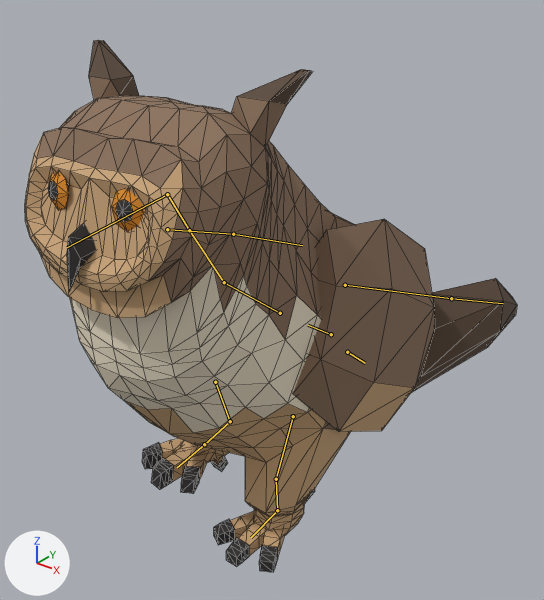
Before and after pictures for a commit that changed the glTF model creatures/experiments/boxmodel/abc/t7x/zoo/owl/stage4/owl.glb.
One viewpoint serves both versions: a 50 mm camera at (0.493, -0.638, 0.636) aimed at (-0.008, -0.012, 0.248). The axes (+X, +Y, +Z) are drawn at lower left. The lights are the same throughout. The first picture is the older version. Both versions are drawn at frame 12 of the action 'attack'; the numbers are the values there. The bones that change, and the others that lie on the model, are drawn over the model as lines. Mesh edges are drawn as thin lines.

Objects in the first picture: 'body', 'piece_beak', 'piece_eye', 'piece_talons', 'piece_toes', 'piece_wing'.
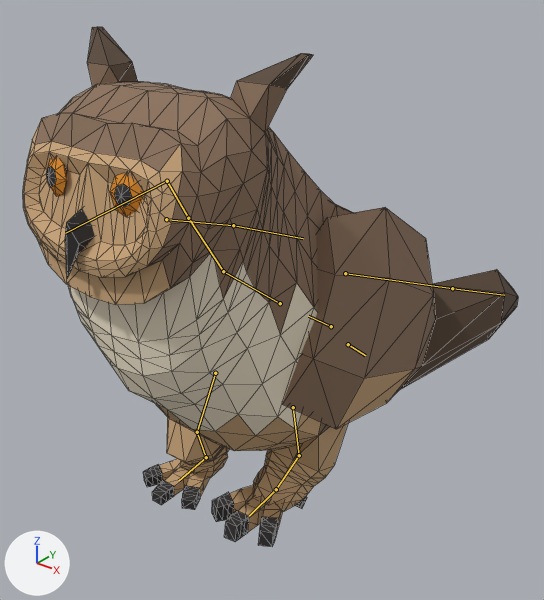
Pixel boxes (x1, y1, x2, y2) of what changed, in the pictures (544 x 600 px):
'body', posed: before (25, 40, 354, 535); after (23, 27, 354, 512)
'piece_wing', posed: before (293, 219, 517, 432); after (282, 207, 518, 429)
'piece_talons', posed: before (142, 443, 315, 572); after (143, 465, 307, 547)
'piece_toes', posed: before (160, 438, 307, 556); after (159, 448, 297, 532)
'piece_eye', posed: before (48, 172, 145, 231); after (46, 158, 143, 217)
'piece_beak', posed: before (67, 223, 96, 291); after (65, 208, 95, 278)
bone 'hips', root to tip: before (331, 334) to (308, 325); after (331, 326) to (308, 316)
bone 'thigh.L', root to tip: before (293, 416) to (276, 479); after (293, 407) to (299, 455)
bone 'shin.L', root to tip: before (276, 479) to (277, 510); after (299, 455) to (276, 489)
bone 'foot.L', root to tip: before (277, 510) to (251, 537); after (276, 489) to (249, 516)
bone 'thigh.R', root to tip: before (215, 382) to (230, 421); after (215, 373) to (197, 432)
bone 'shin.R', root to tip: before (230, 421) to (204, 444); after (197, 432) to (206, 457)
bone 'foot.R', root to tip: before (204, 444) to (177, 467); after (206, 457) to (179, 480)

The edits, one by one:
Bone 'hips' (bone_hips) moves from (0.0, 0.005, -0.007) to (0.0, 0.012, 0.003).
Bone 'thigh.L' (bone_thigh_l) turns from (12, 0, 0) to (-21, 0, 0) degrees about its own x, y and z.
Bone 'shin.L' (bone_shin_l) turns from (-24, 0, 0) to (75, 0, 0) degrees about its own x, y and z.
Bone 'foot.L' (bone_foot_l) turns from (12, 0, 0) to (-54, 0, 0) degrees about its own x, y and z.
Bone 'thigh.R' (bone_thigh_r) turns from (-30, 0, 0) to (18, 0, 0) degrees about its own x, y and z.
Bone 'shin.R' (bone_shin_r) turns from (102, 0, 0) to (-42, 0, 0) degrees about its own x, y and z.
Bone 'foot.R' (bone_foot_r) turns from (-72, 0, 0) to (25, 0, 0) degrees about its own x, y and z.
